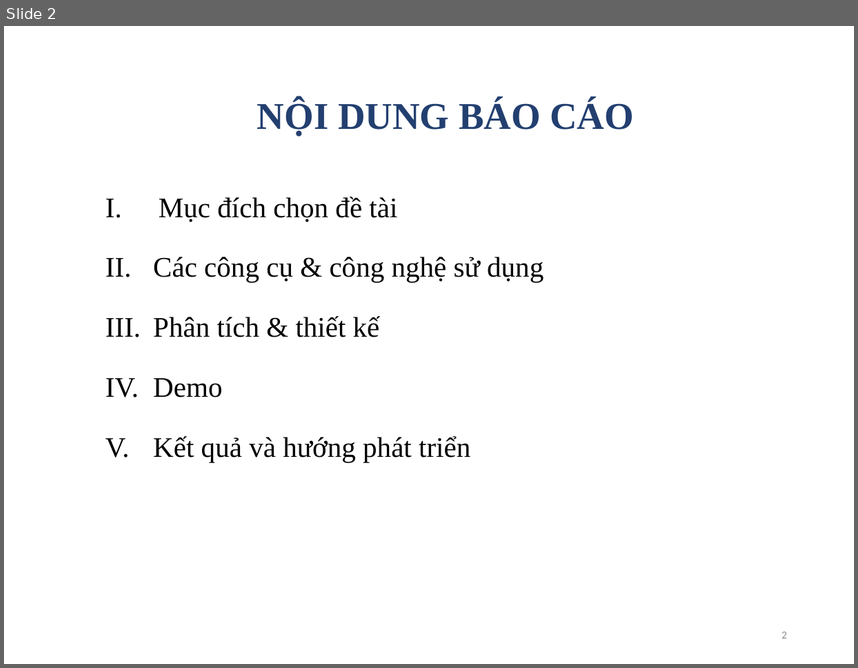
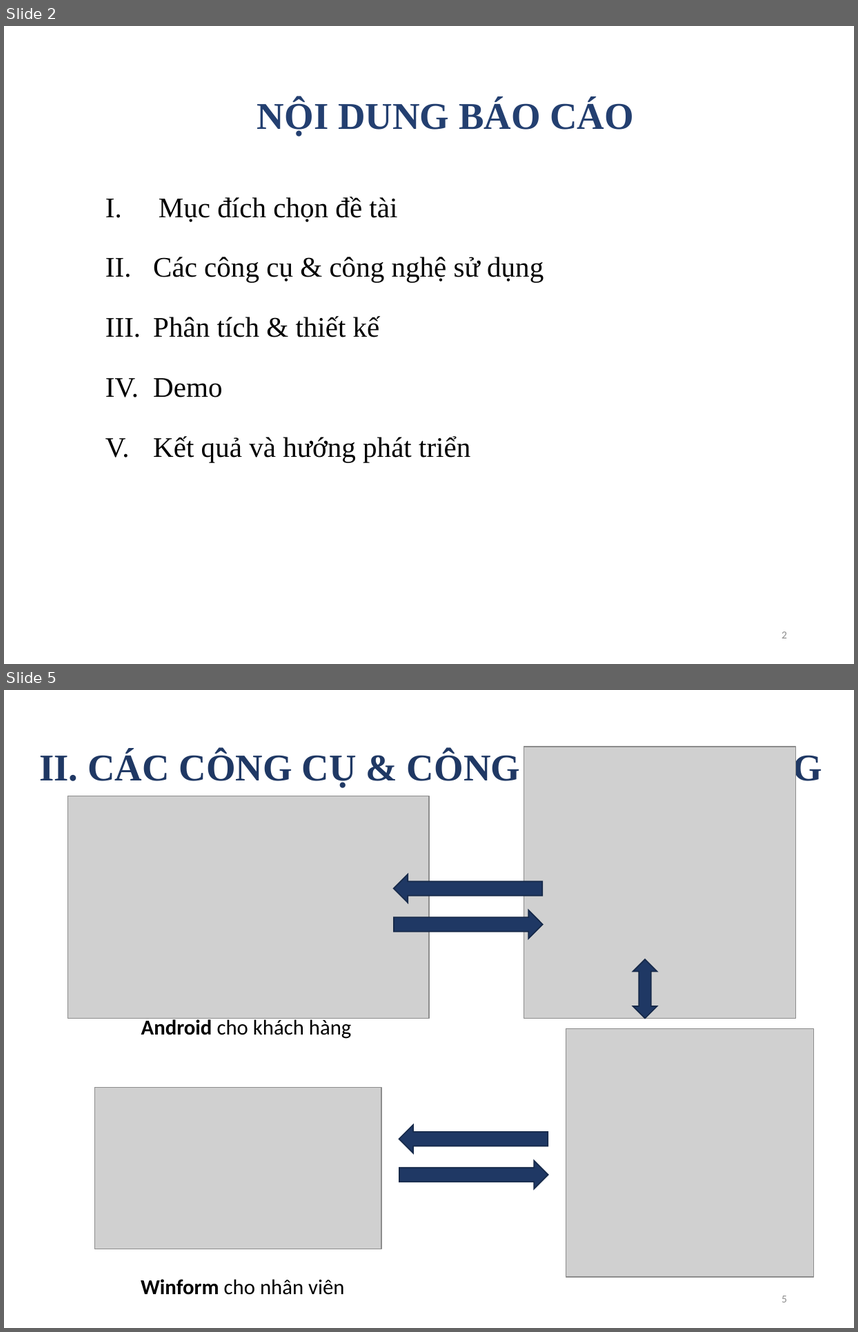
Before and after one commit to phamthuy1998/Internship_ClothesManagement, a slide deck: DATN_PhamThiThuy.pptx. Shown one above the other, each under a label of ours: slide 2 before the commit, slides 2 and 5 after it; the slides between them are not shown. The pictures are 858x668 and 858x1332 pixels, drawn with LibreOffice and Linux fonts; fonts in the diff are those of the drawing; grey boxes stand for pictures. Boxes give left, top, right and bottom in pixels: in the first picture for what was removed or moved away, otherwise in the second. Text is boxed around its words. In the diff, an @@ line names an element or a change of style, - is before the commit and + after.

```diff
--- a/DATN_PhamThiThuy.pptx
+++ b/DATN_PhamThiThuy.pptx
@@ slide 5 added at [4, 690, 854, 1328], background #FFFFFF @@
@@ title added at [39, 747, 822, 789], 32 pt, text #1F3864, bold @@
+II. CÁC CÔNG CỤ & CÔNG NGHỆ SỬ DỤNG
@@ picture added at [524, 747, 795, 1018] @@
@@ picture added at [67, 796, 429, 1018] @@
@@ left arrow added at [393, 874, 542, 903], fill #1F3864, outline #17294A 1 pt @@
@@ left arrow added at [394, 910, 543, 938], fill #1F3864, outline #17294A 1 pt @@
@@ up down arrow added at [633, 960, 657, 1018], fill #1F3864, outline #17294A 1 pt @@
@@ text added at [141, 1016, 352, 1038], 18 pt, text #000000 @@
+Android cho khách hàng
@@ picture added at [566, 1028, 814, 1276] @@
@@ picture added at [95, 1087, 381, 1248] @@
@@ left arrow added at [399, 1125, 548, 1152], fill #1F3864, outline #17294A 1 pt @@
@@ left arrow added at [399, 1160, 548, 1188], fill #1F3864, outline #17294A 1 pt @@
@@ text added at [141, 1279, 344, 1294], 18 pt, text #000000 @@
+Winform cho nhân viên
@@ page number added at [782, 1295, 787, 1302], 9 pt, text #8C8C8C @@
+5
```
Also in this commit, not shown: 2 slides changed, 3 other slides added, 3 slides removed, 53 other files.
